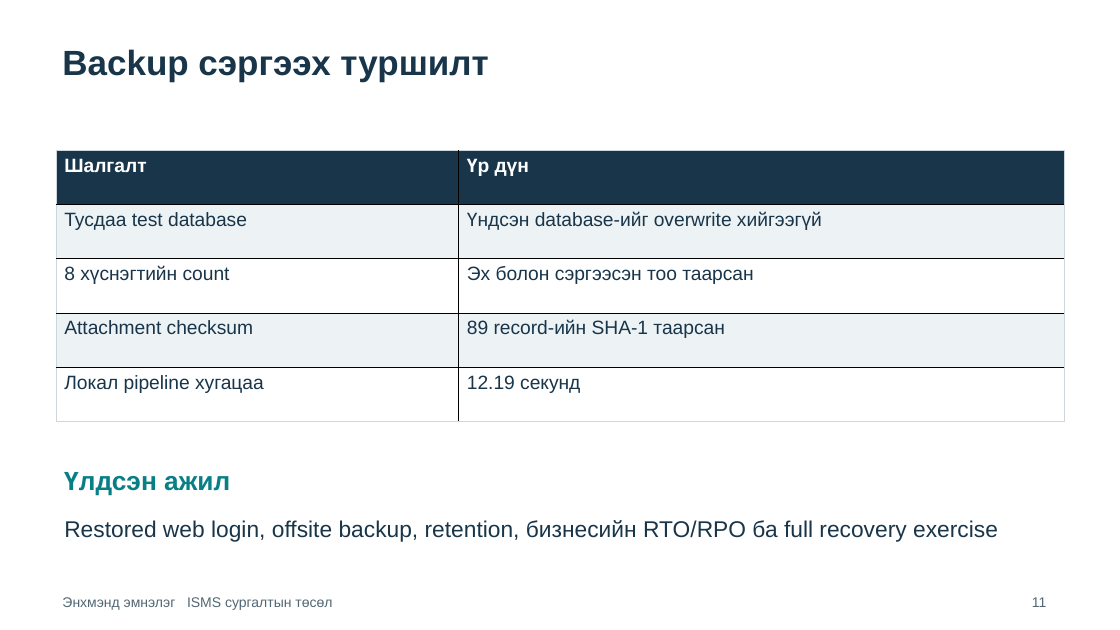
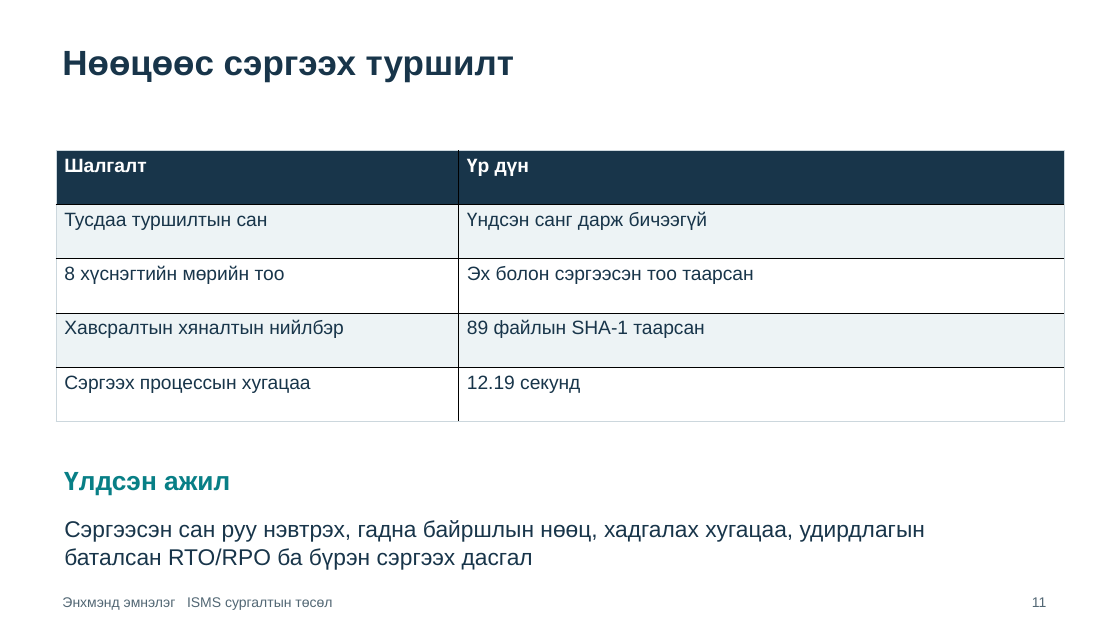
Before and after one commit to MfKero/enkhmend_isms, a slide deck: slide 11 of deliverables/Enkhmend-ISMS-Presentation.pptx. Drawn at 1120x630 pixels with LibreOffice and Linux fonts; fonts in the diff are those of the drawing. Boxes give left, top, right and bottom in pixels: in the first picture for what was removed or moved away, otherwise in the second. Text is boxed around its words. In the diff, an @@ line names an element or a change of style, - is before the commit and + after.

```diff
--- a/deliverables/Enkhmend-ISMS-Presentation.pptx
+++ b/deliverables/Enkhmend-ISMS-Presentation.pptx
@@ text at (62, 51, 514, 82): text changed @@
-Backup сэргээх туршилт
+Нөөцөөс сэргээх туршилт
@@ table at (56, 150, 1065, 422) @@
-row 2, column 1: Тусдаа test database
+row 2, column 1: Тусдаа туршилтын сан
-row 2, column 2: Үндсэн database-ийг overwrite хийгээгүй
+row 2, column 2: Үндсэн санг дарж бичээгүй
-row 3, column 1: 8 хүснэгтийн count
+row 3, column 1: 8 хүснэгтийн мөрийн тоо
-row 4, column 1: Attachment checksum
+row 4, column 1: Хавсралтын хяналтын нийлбэр
-row 4, column 2: 89 record-ийн SHA-1 таарсан
+row 4, column 2: 89 файлын SHA-1 таарсан
-row 5, column 1: Локал pipeline хугацаа
+row 5, column 1: Сэргээх процессын хугацаа
@@ text at (64, 520, 925, 570): text changed @@
-Restored web login, offsite backup, retention, бизнесийн RTO/RPO ба full recovery exercise
+Сэргээсэн сан руу нэвтрэх, гадна байршлын нөөц, хадгалах хугацаа, удирдлагын баталсан RTO/RPO ба бүрэн сэргээх дасгал
```
Also in this commit, not shown: 10 other slides changed, 29 other files.
